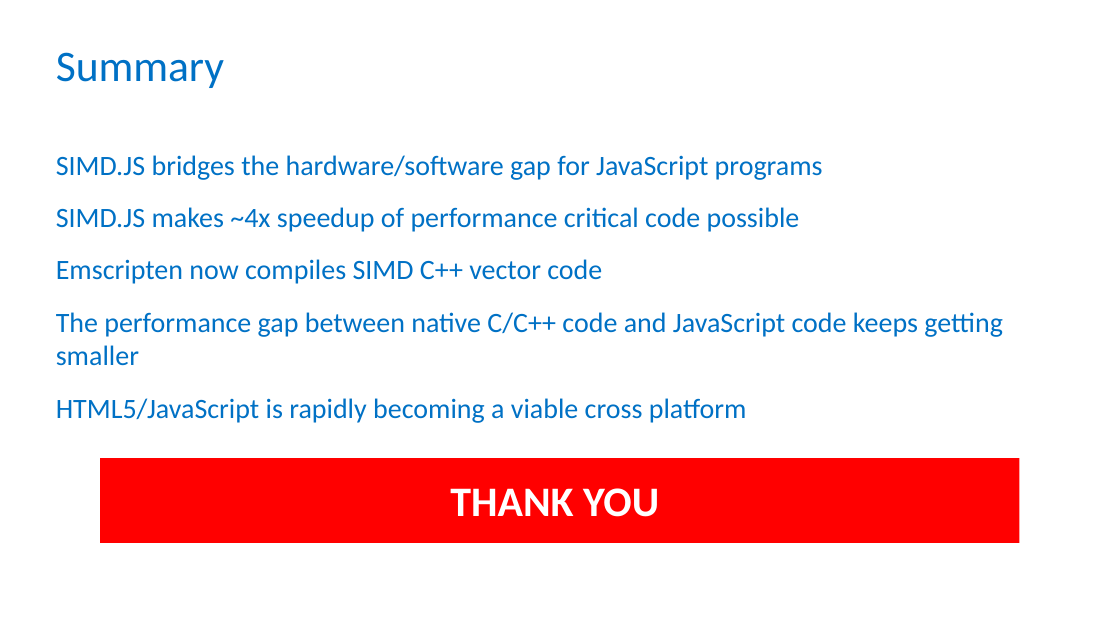
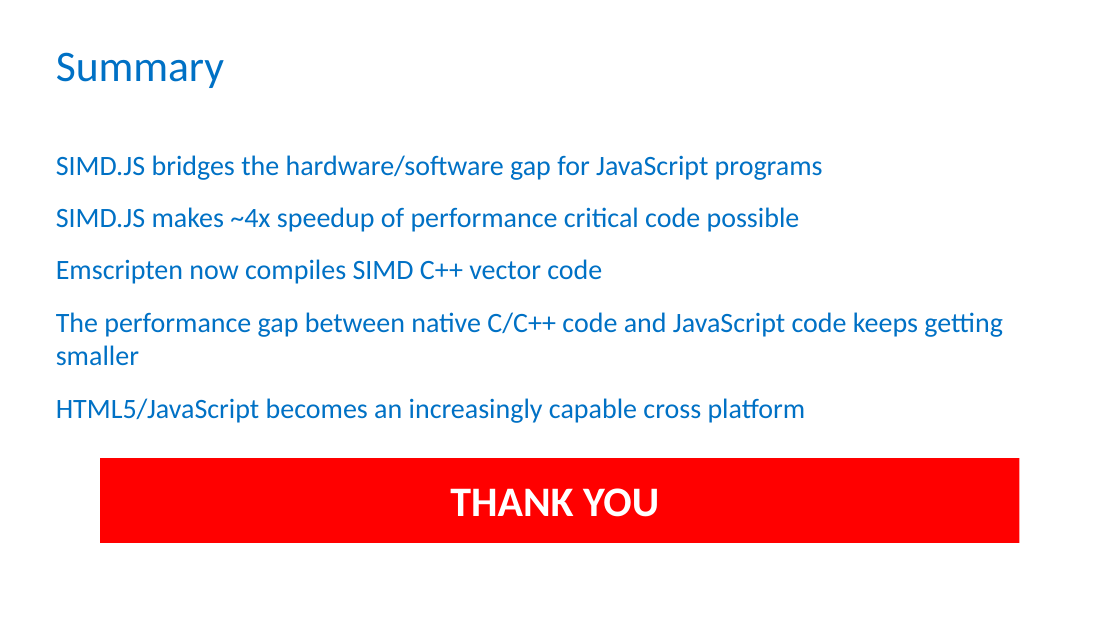
Before and after one commit to PeterJensen/wpmvp2015, a slide deck: slide 25 of simdjs-presentation.pptx. Drawn at 1120x630 pixels with LibreOffice and Linux fonts; fonts in the diff are those of the drawing; background and template pictures are left out. Boxes give left, top, right and bottom in pixels: in the first picture for what was removed or moved away, otherwise in the second. Text is boxed around its words. In the diff, an @@ line names an element or a change of style, - is before the commit and + after.

```diff
--- a/simdjs-presentation.pptx
+++ b/simdjs-presentation.pptx
@@ text at bbox=[56, 398, 806, 423]: text changed @@
-HTML5/JavaScript is rapidly becoming a viable cross platform
+HTML5/JavaScript becomes an increasingly capable cross platform
```
Also in this commit, not shown: 1 other slide changed, 1 other file.
